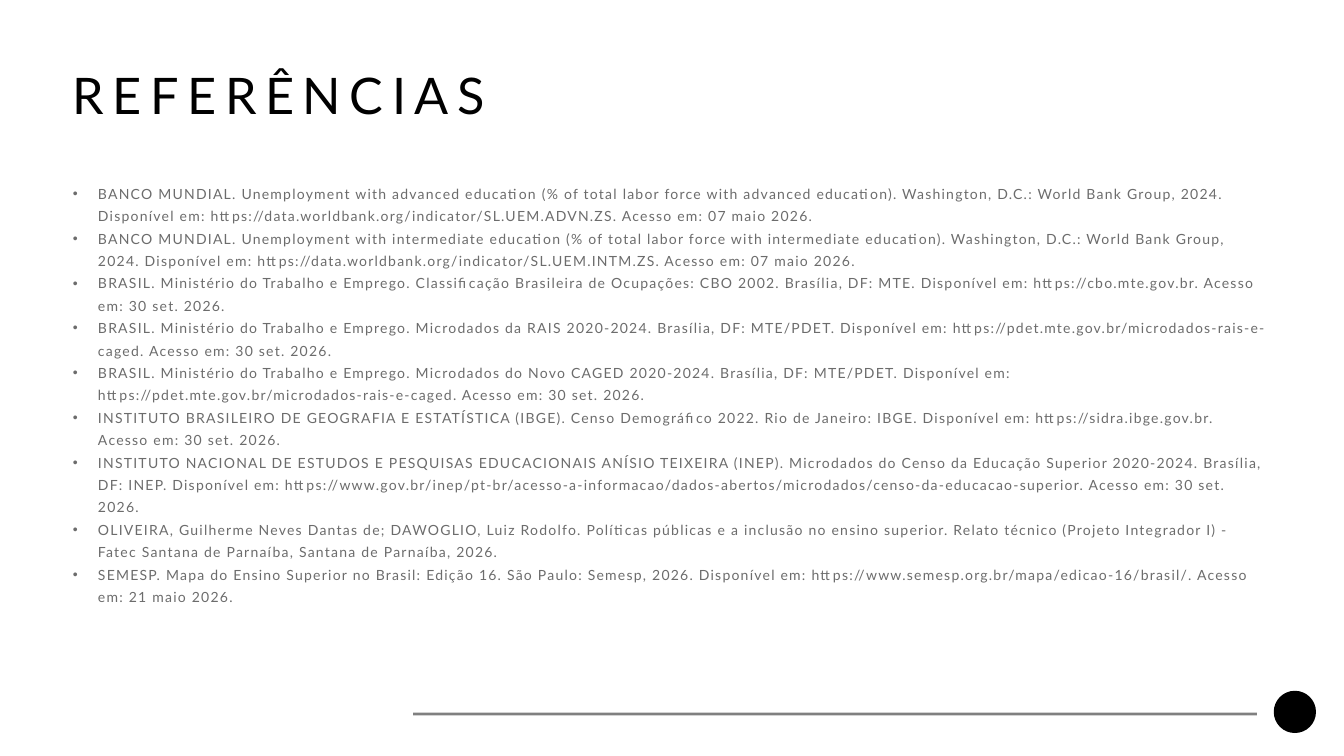
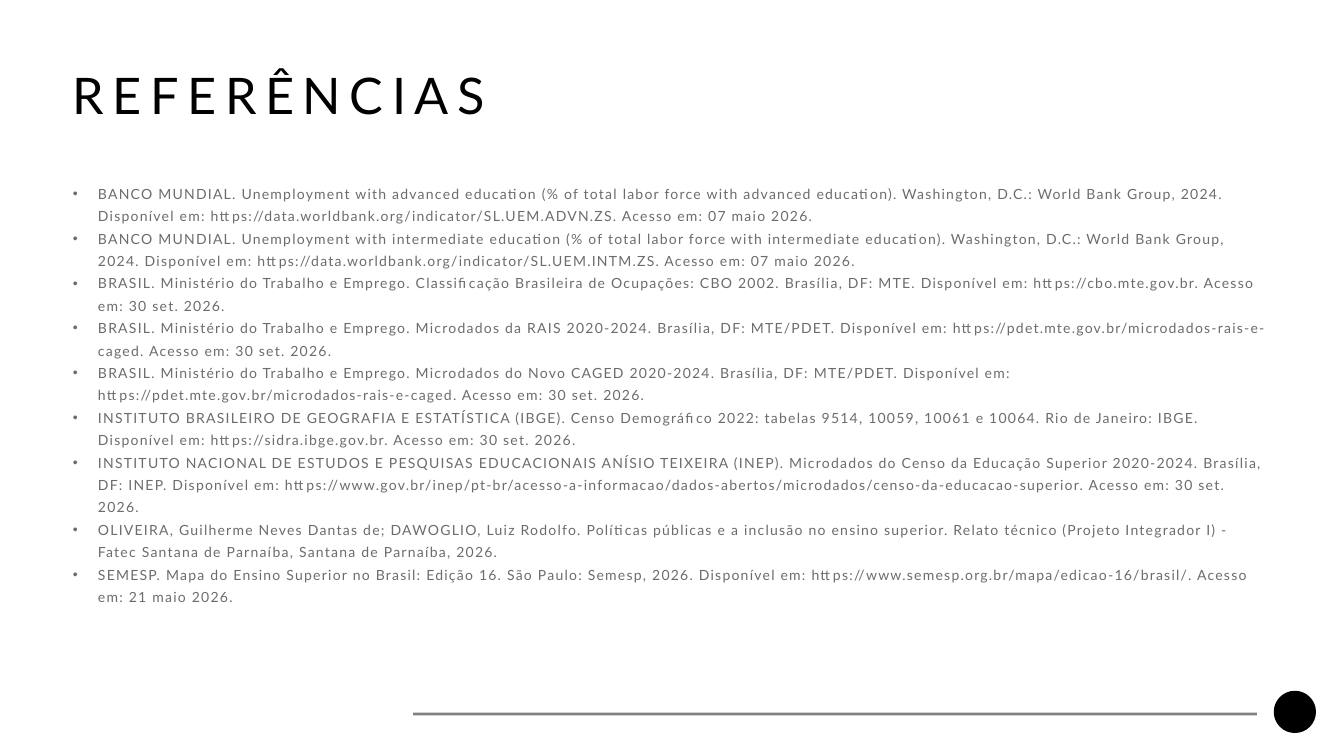
Before and after one commit to guilherme-ndo/projetointegrador-ii, a slide deck: slide 17 of docs/apresentacao_pi2.pptx (slide 16 before the commit). Drawn at 1344x756 pixels with LibreOffice and Linux fonts; fonts in the diff are those of the drawing; background and template pictures are left out. Boxes give left, top, right and bottom in pixels: in the first picture for what was removed or moved away, otherwise in the second. Text is boxed around its words. In the diff, an @@ line names an element or a change of style, - is before the commit and + after.

```diff
--- a/docs/apresentacao_pi2.pptx
+++ b/docs/apresentacao_pi2.pptx
@@ text at bbox=[98, 411, 1198, 448]: text changed @@
-  • INSTITUTO BRASILEIRO DE GEOGRAFIA E ESTATÍSTICA (IBGE). Censo Demográfico 2022. Rio de Janeiro: IBGE. Disponível em: https://sidra.ibge.gov.br. Acesso em: 30 set. 2026.
+  • INSTITUTO BRASILEIRO DE GEOGRAFIA E ESTATÍSTICA (IBGE). Censo Demográfico 2022: tabelas 9514, 10059, 10061 e 10064. Rio de Janeiro: IBGE. Disponível em: https://sidra.ibge.gov.br. Acesso em: 30 set. 2026.
```
Also in this commit, not shown: 1 other slide changed, 1 slide added, 38 other files.
